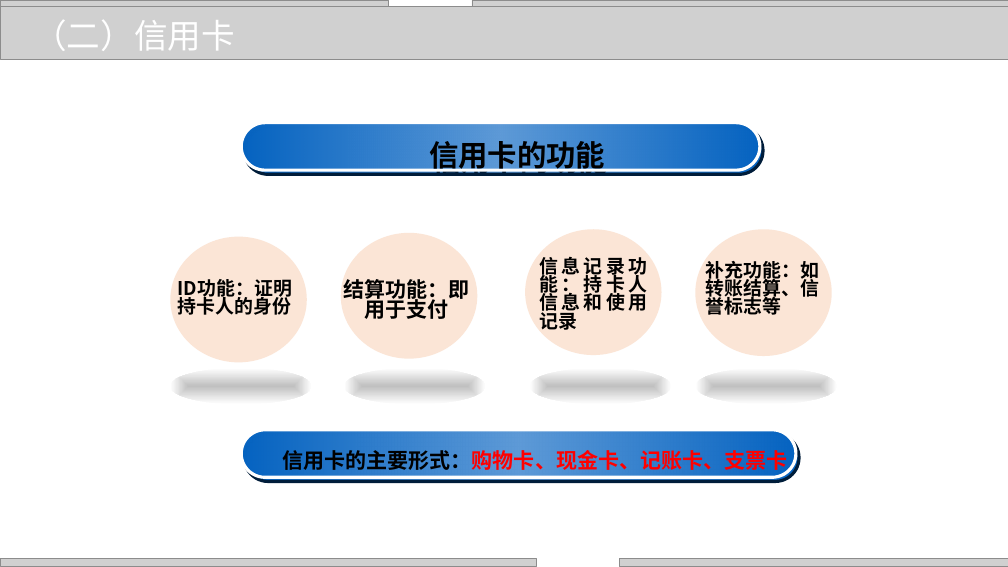
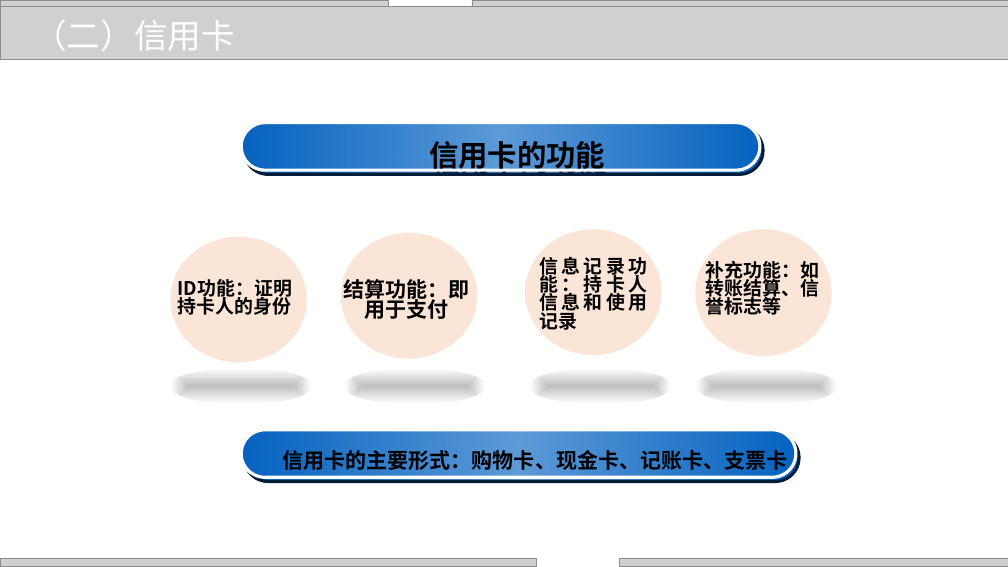
Before and after one commit to zhangjianzhang/internet_credit, a slide deck: slide 18 of files/slides/lecture_14.pptx. Drawn at 1008x567 pixels with LibreOffice and Linux fonts; fonts in the diff are those of the drawing; grey boxes stand for pictures; background and template pictures are left out. Boxes give left, top, right and bottom in pixels: in the first picture for what was removed or moved away, otherwise in the second. Text is boxed around its words. In the diff, an @@ line names an element or a change of style, - is before the commit and + after.

```diff
--- a/files/slides/lecture_14.pptx
+++ b/files/slides/lecture_14.pptx
@@ rounded rectangle "信用卡的主要形式：购物卡、现金卡、记账卡、支票卡" at bbox=[241, 430, 796, 478]: text colour #FF0000 to #000000 in "信用卡的主要形式：购物卡、现金卡、记账卡、支票卡" @@
```
Also in this commit, not shown: 13 other slides changed, 6 other files.
